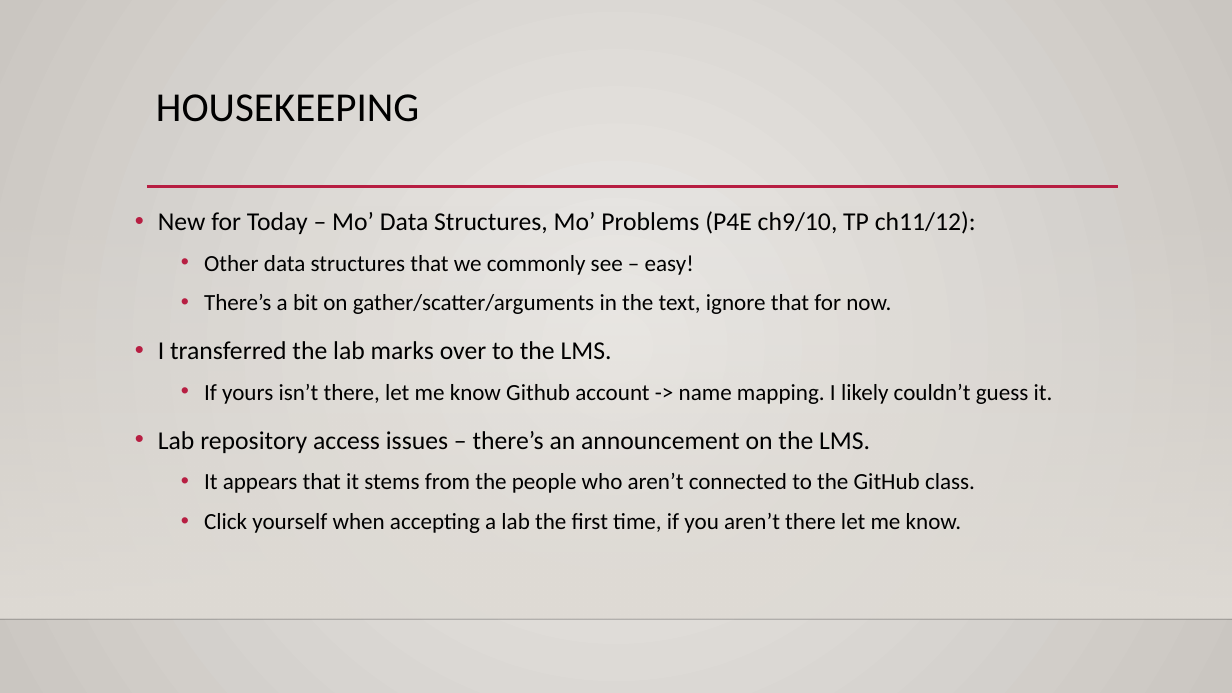
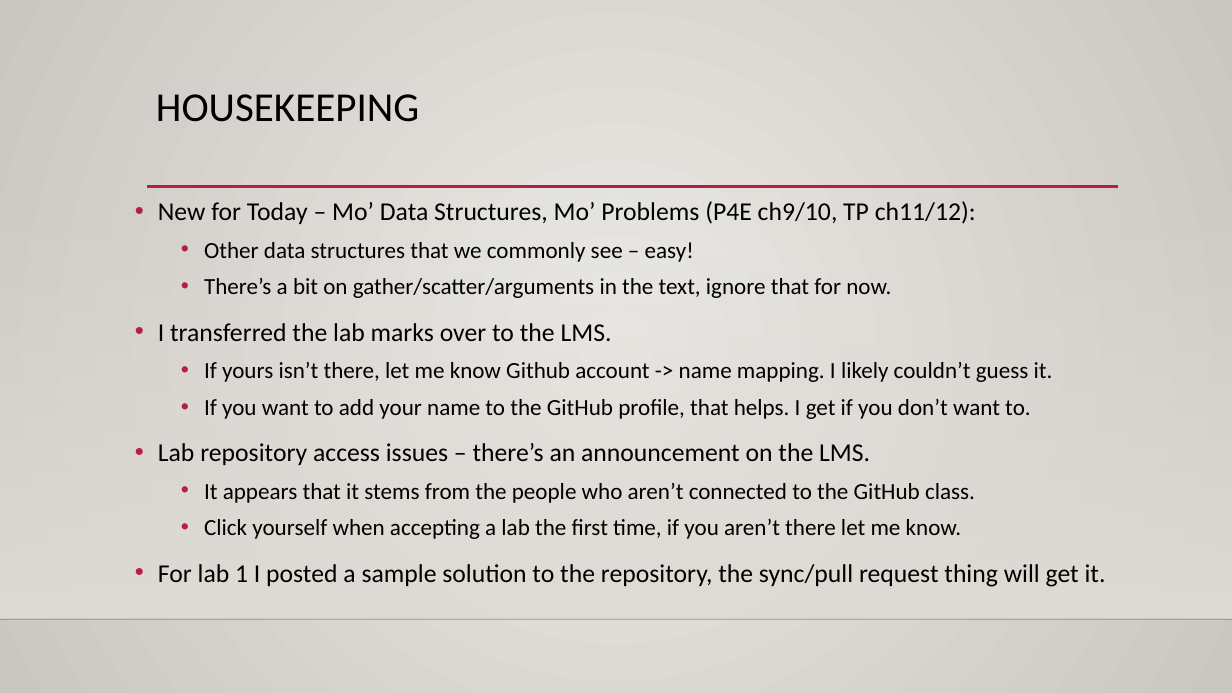
Before and after one commit to AkeemSemperDataScience/Programming_Basics_for_Machine_Learning_Students, a slide deck: slide 1 of reference_material/slides/007_other_data_structures.pptx. Drawn at 1232x693 pixels with LibreOffice and Linux fonts; fonts in the diff are those of the drawing; background and template pictures are left out. Boxes give left, top, right and bottom in pixels: in the first picture for what was removed or moved away, otherwise in the second. Text is boxed around its words. In the diff, an @@ line names an element or a change of style, - is before the commit and + after.

```diff
--- a/reference_material/slides/007_other_data_structures.pptx
+++ b/reference_material/slides/007_other_data_structures.pptx
@@ text at <box>158,201,1053,539</box>: line spacing 1.2 to 1.1 @@
@@ text at <box>204,399,1031,419</box>: paragraph added @@
+  • If you want to add your name to the GitHub profile, that helps. I get if you don’t want to.
@@ text at <box>158,564,1106,587</box>: paragraph added @@
+• For lab 1 I posted a sample solution to the repository, the sync/pull request thing will get it.
```
Also in this commit, not shown: 1 slide added, 3 other files.
